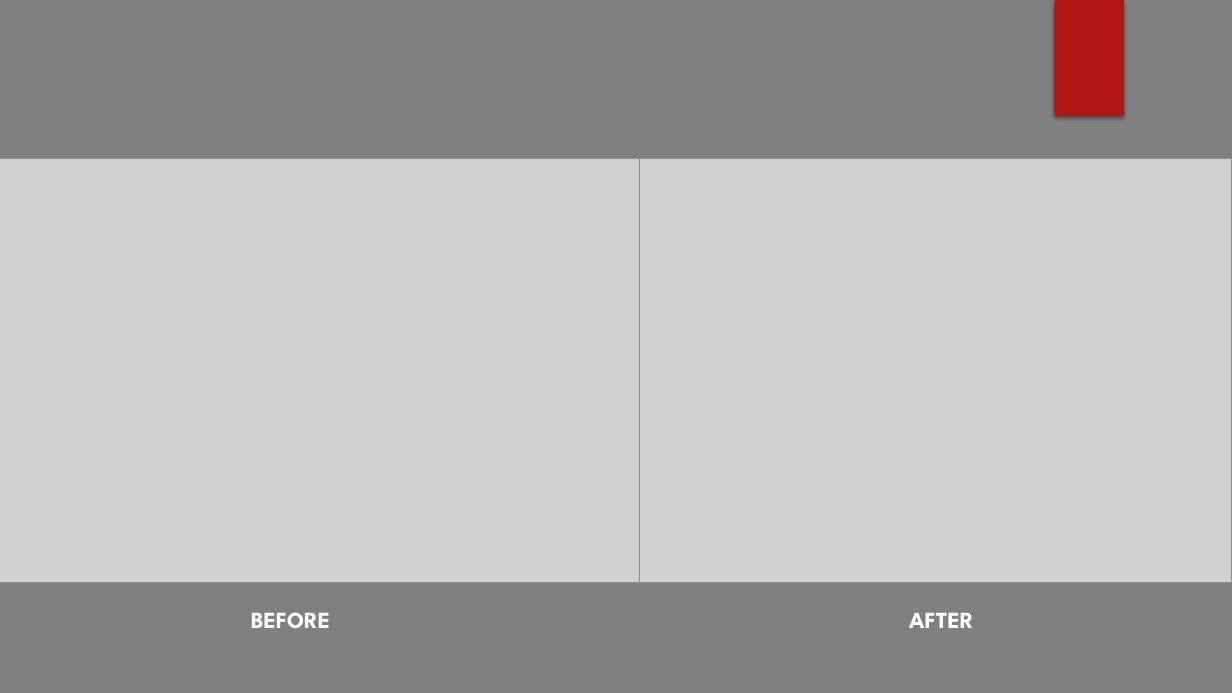
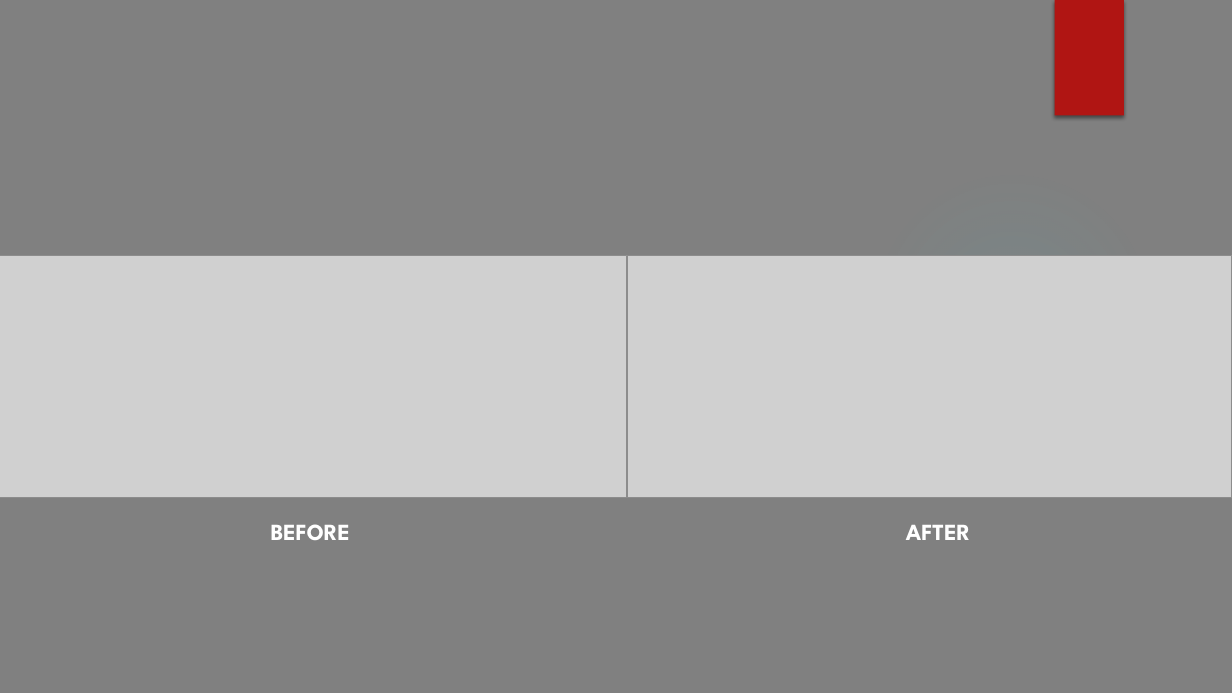
Before and after one commit to chimaOkwuokei/sheltarc-website, a slide deck: slide 1 of frontend-ts-app/public/before&after template.pptx. Drawn at 1232x693 pixels with LibreOffice and Linux fonts; fonts in the diff are those of the drawing; grey boxes stand for pictures; background and template pictures are left out. Boxes give left, top, right and bottom in pixels: in the first picture for what was removed or moved away, otherwise in the second. Text is boxed around its words. In the diff, an @@ line names an element or a change of style, - is before the commit and + after.

```diff
--- a/frontend-ts-app/public/before&after template.pptx
+++ b/frontend-ts-app/public/before&after template.pptx
@@ ellipse added at [870,169,1154,454], fill gradient #50B9C1 @@
@@ picture: place and size @@
-picture at [0,158,640,582]
+picture at [0,255,628,497]
@@ picture: place and size @@
-picture at [640,158,1232,582]
+picture at [628,255,1232,497]
@@ text "BEFORE": place and size @@
-text "BEFORE" at [251,612,330,628]
+text "BEFORE" at [271,524,350,540]
@@ text "AFTER": place and size @@
-text "AFTER" at [909,613,973,628]
+text "AFTER" at [906,525,970,540]
```
Also in this commit, not shown: 3 other files.
